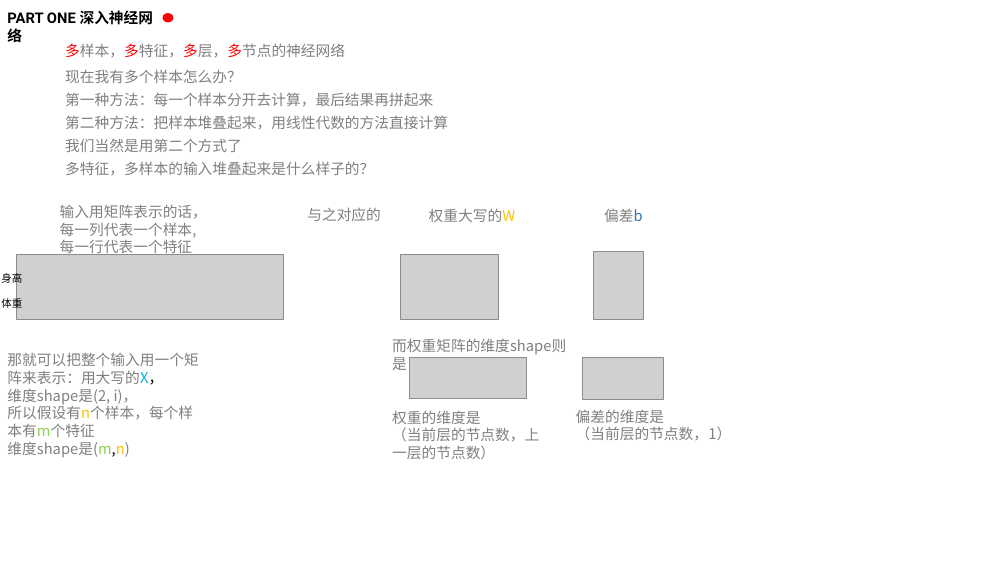
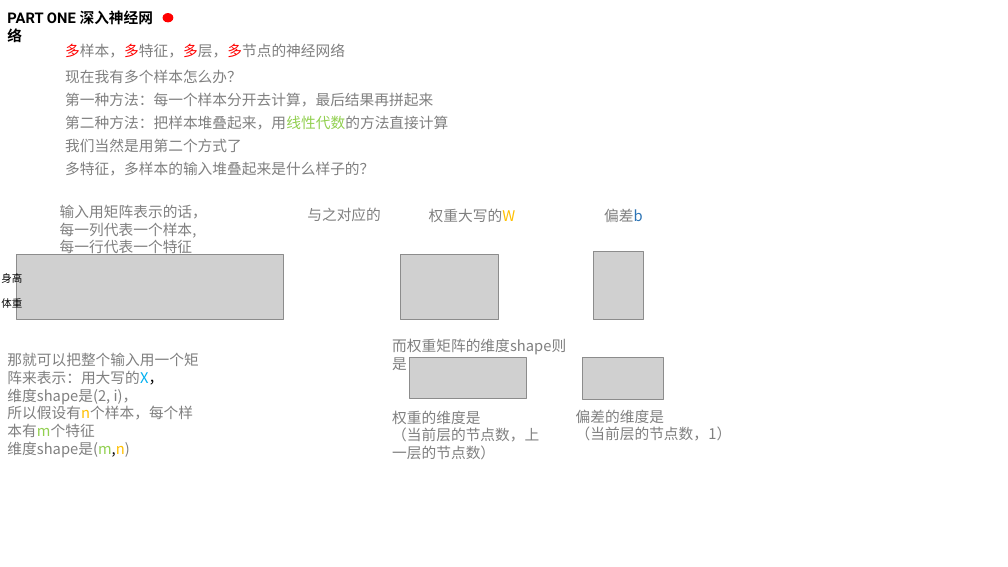
Before and after one commit to kaixinbaba/rlshare, a slide deck: slide 15 of 机器学习分享-神经网络.pptx. Drawn at 1008x567 pixels with LibreOffice and Linux fonts; fonts in the diff are those of the drawing; grey boxes stand for pictures; background and template pictures are left out. Boxes give left, top, right and bottom in pixels: in the first picture for what was removed or moved away, otherwise in the second. Text is boxed around its words. In the diff, an @@ line names an element or a change of style, - is before the commit and + after.

```diff
--- a/机器学习分享-神经网络.pptx
+++ b/机器学习分享-神经网络.pptx
@@ text at (x1=65, y1=115, x2=448, y2=129): text colour #808080 to #92D050 in "第二种方法：把样本堆叠起来，用线性代数的方法直接计算" @@
```
Also in this commit, not shown: 4 other slides changed, 9 slides added.
